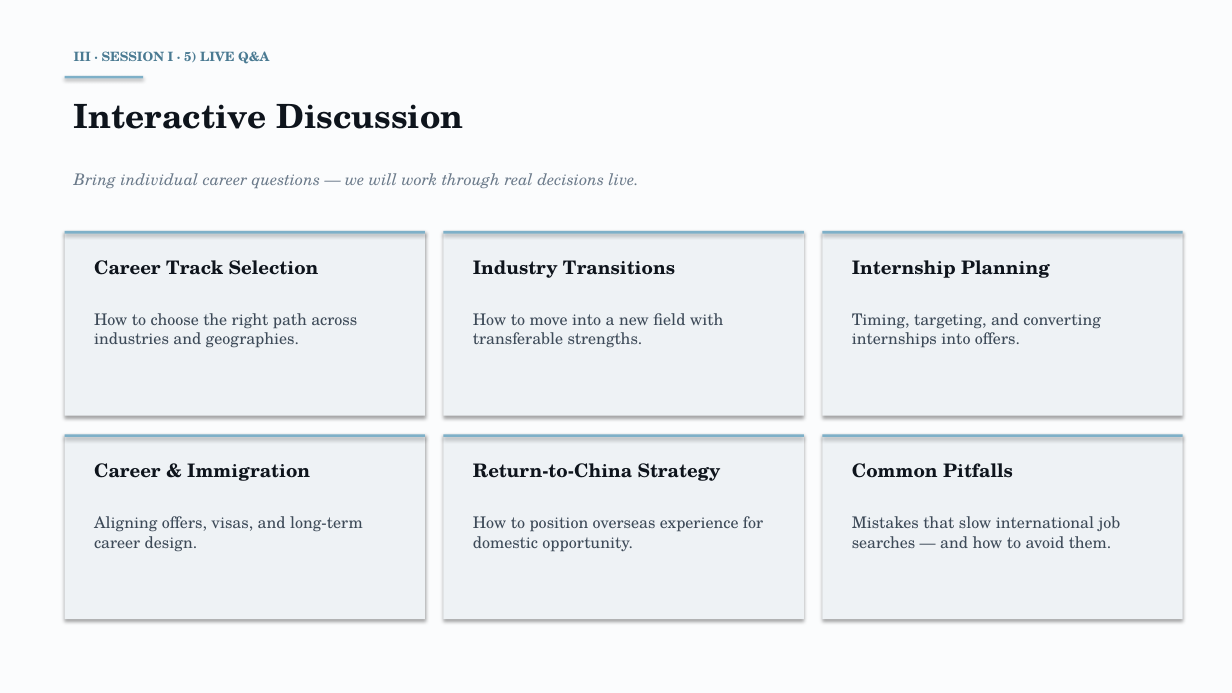
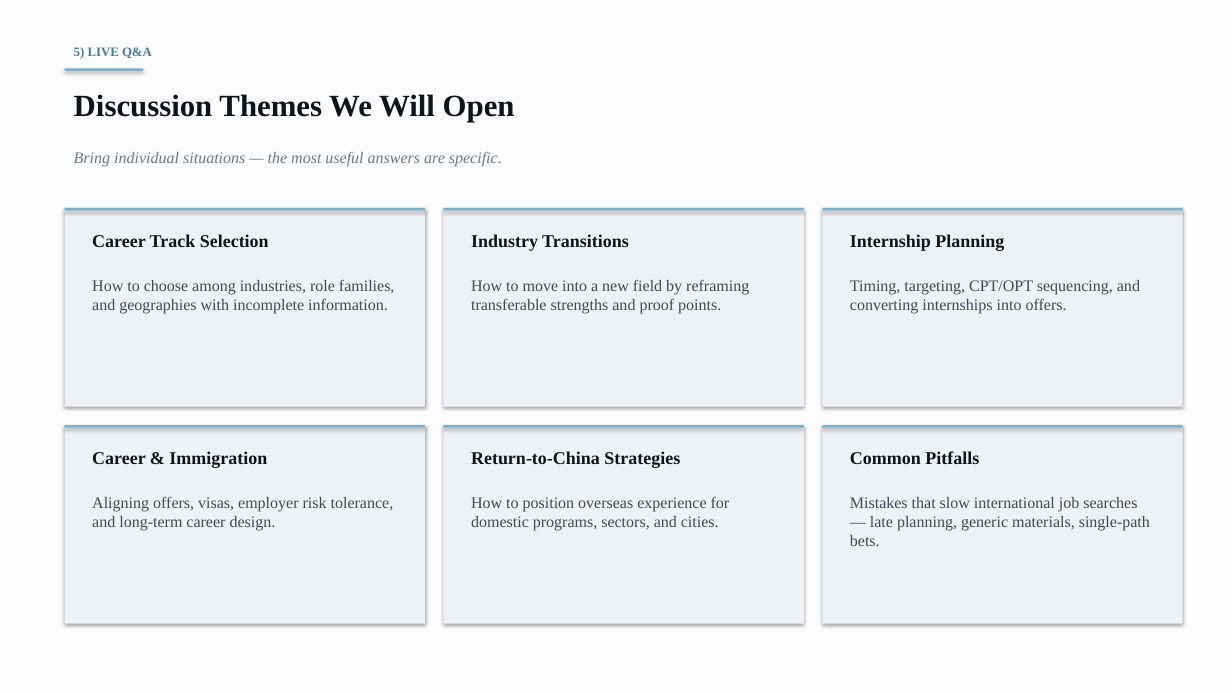
Before and after one commit to anthonyleedu/anthonyleedu, a slide deck: slide 26 of Heliospace_Company_And_Product_Overview.pptx (slide 14 before the commit). Drawn at 1232x693 pixels with LibreOffice and Linux fonts; fonts in the diff are those of the drawing. Boxes give left, top, right and bottom in pixels: in the first picture for what was removed or moved away, otherwise in the second. Text is boxed around its words. In the diff, an @@ line names an element or a change of style, - is before the commit and + after.

```diff
--- a/Heliospace_Company_And_Product_Overview.pptx
+++ b/Heliospace_Company_And_Product_Overview.pptx
@@ text at <box>74,47,152,59</box>: text changed; font TeX Gyre Schola to Times New Roman @@
-III · SESSION I · 5) LIVE Q&A
+5) LIVE Q&A
@@ text at <box>74,94,515,122</box>: text changed; size 26 to 24 pt; font TeX Gyre Schola to Times New Roman @@
-Interactive Discussion
+Discussion Themes We Will Open
@@ text removed at <box>74,173,639,188</box> @@
-Bring individual career questions — we will work through real decisions live.
@@ text added at <box>74,152,502,167</box>, 12.5 pt, text #6B7A8A, italic @@
+Bring individual situations — the most useful answers are specific.
@@ rectangle: place and size @@
-rectangle at <box>65,231,425,416</box>
+rectangle at <box>65,208,425,407</box>
@@ rectangle: place and size @@
-rectangle at <box>444,231,804,416</box>
+rectangle at <box>444,208,804,407</box>
@@ rectangle: place and size @@
-rectangle at <box>823,231,1183,416</box>
+rectangle at <box>823,208,1183,407</box>
@@ 3 rectangles: place and size @@
-3 rectangles at <box>65,231,1183,234</box>
+3 rectangles at <box>65,208,1183,211</box>
@@ text "Career Track Selection": place and size @@
-text "Career Track Selection" at <box>94,260,319,275</box>
+text "Career Track Selection" at <box>92,234,269,247</box>
@@ text "Industry Transitions": place and size @@
-text "Industry Transitions" at <box>473,260,675,278</box>
+text "Industry Transitions" at <box>471,234,629,251</box>
@@ size 14.5 to 14 pt, font TeX Gyre Schola to Times New Roman in 5 elements at <box>92,451,267,468</box>, <box>850,451,979,464</box>, <box>471,234,629,251</box>, <box>92,234,269,247</box>, <box>850,234,1004,251</box> @@
@@ text "Internship Planning": place and size @@
-text "Internship Planning" at <box>852,260,1050,278</box>
+text "Internship Planning" at <box>850,234,1004,251</box>
@@ text at <box>92,279,395,314</box>: text changed; font TeX Gyre Schola to Times New Roman @@
-How to choose the right path across industries and geographies.
+How to choose among industries, role families, and geographies with incomplete information.
@@ text at <box>471,279,749,314</box>: text changed; font TeX Gyre Schola to Times New Roman @@
-How to move into a new field with transferable strengths.
+How to move into a new field by reframing transferable strengths and proof points.
@@ text at <box>850,280,1140,314</box>: text changed; font TeX Gyre Schola to Times New Roman @@
-Timing, targeting, and converting internships into offers.
+Timing, targeting, CPT/OPT sequencing, and converting internships into offers.
@@ rectangle: place and size @@
-rectangle at <box>65,434,425,619</box>
+rectangle at <box>65,425,425,624</box>
@@ text "Career & Immigration": place and size @@
-text "Career & Immigration" at <box>94,463,310,481</box>
+text "Career & Immigration" at <box>92,451,267,468</box>
@@ rectangle: place and size @@
-rectangle at <box>444,434,804,619</box>
+rectangle at <box>444,425,804,624</box>
@@ rectangle: place and size @@
-rectangle at <box>823,434,1183,619</box>
+rectangle at <box>823,425,1183,624</box>
@@ 4 rectangles: place and size @@
-4 rectangles at <box>65,76,1183,437</box>
+4 rectangles at <box>65,68,1183,428</box>
@@ text "Common Pitfalls": place and size @@
-text "Common Pitfalls" at <box>852,463,1013,478</box>
+text "Common Pitfalls" at <box>850,451,979,464</box>
@@ text at <box>471,451,680,468</box>: text changed; size 14.5 to 14 pt; font TeX Gyre Schola to Times New Roman @@
-Return-to-China Strategy
+Return-to-China Strategies
@@ text at <box>92,496,394,531</box>: text changed; font TeX Gyre Schola to Times New Roman @@
-Aligning offers, visas, and long-term career design.
+Aligning offers, visas, employer risk tolerance, and long-term career design.
@@ text at <box>471,496,730,531</box>: text changed; font TeX Gyre Schola to Times New Roman @@
-How to position overseas experience for domestic opportunity.
+How to position overseas experience for domestic programs, sectors, and cities.
@@ text at <box>850,497,1150,546</box>: text changed; font TeX Gyre Schola to Times New Roman @@
-Mistakes that slow international job searches — and how to avoid them.
+Mistakes that slow international job searches — late planning, generic materials, single-path bets.
```
Also in this commit, not shown: 4 other slides changed, 23 slides added, 15 slides removed.
